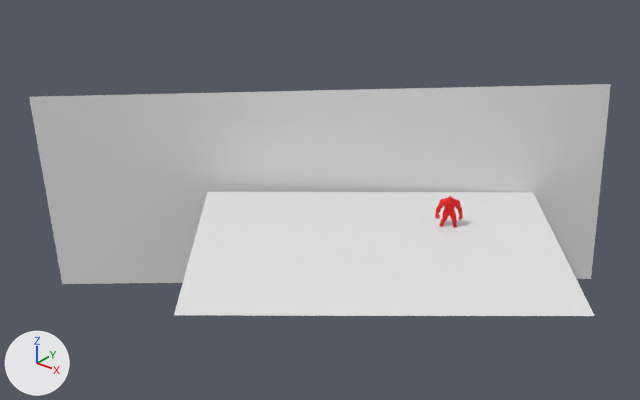
A saved change to the Blender file Data/Blender_Files/guy_on_table.blend.
The view is the same before and after, from a 50 mm camera at (48.0, -83.3, 47.3) aimed at (-10.0, -10.8, 2.4). Arrows for +X, +Y and +Z are at lower left; the lights stay in place.
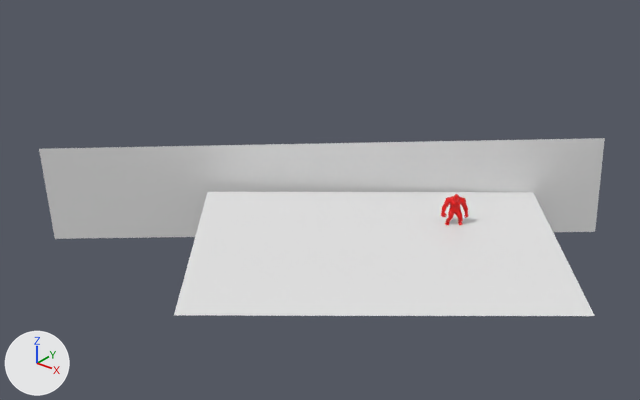
What differs and where, as boxes (x1, y1, x2, y2) in the pictures (640 x 400 px):
'Plane.001', rescaled (49% shorter): before (29, 84, 611, 284); after (39, 138, 605, 239)
'Clay_Golem_1_0', moved, turned: before (435, 196, 463, 227); after (441, 194, 469, 225)

The change, as a diff of the scene's bpy script:
```diff
--- a/Data/Blender_Files/guy_on_table.blend.py
+++ b/Data/Blender_Files/guy_on_table.blend.py
@@ ob_plane_001 @@
 ob_plane_001.rotation_euler = (1.544, -0.037, 0.633)  # degrees (88, -2.1, 36)
-ob_plane_001.scale = (34.2, 12.8, 18.9)
+ob_plane_001.scale = (34.1, 6.17, 18.9)
@@ ob_clay_golem_1_0 @@
 ob_clay_golem_1_0 = bpy.data.objects.new('Clay_Golem_1_0', me_clay_golem_1_0)
-ob_clay_golem_1_0.location = (3.53, -4.42, 0.89)
-ob_clay_golem_1_0.rotation_euler = (1.571, 0.0, 0.553)  # degrees (90, 0, 32)
+ob_clay_golem_1_0.location = (3.8, -3.62, 0.85)
+ob_clay_golem_1_0.rotation_euler = (1.53, 0.00713, 0.655)  # degrees (88, 0.4, 38)
 ob_clay_golem_1_0.scale = (0.0388, 0.0388, 0.0388)
```
